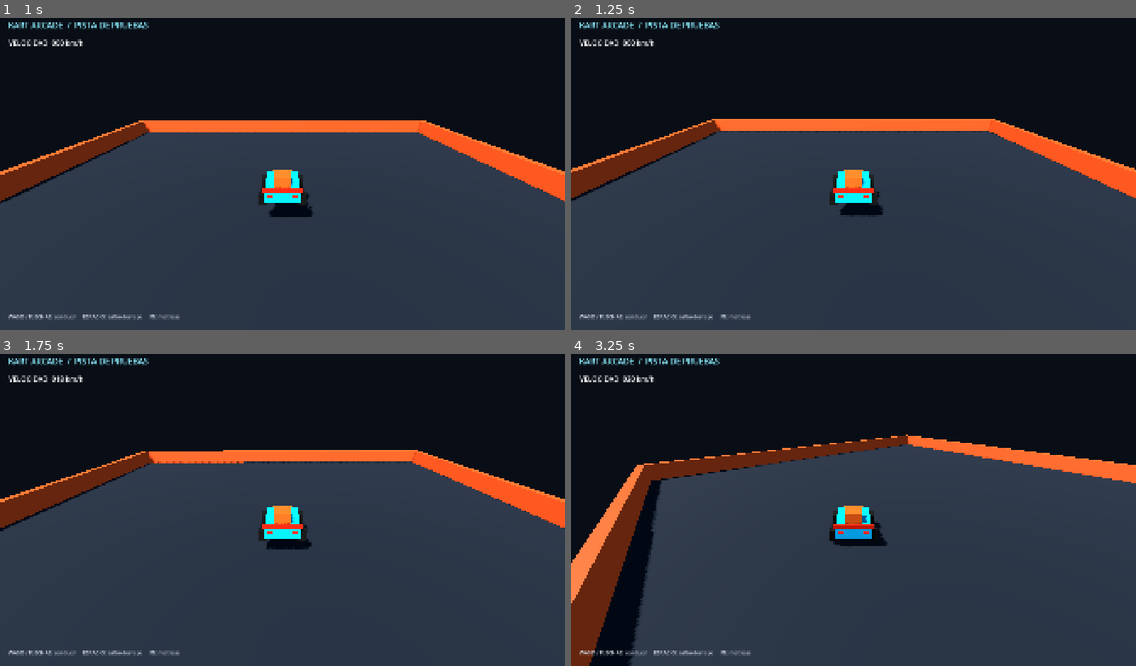
Above: before the commit, frames 1-4 (two rows, left to right).
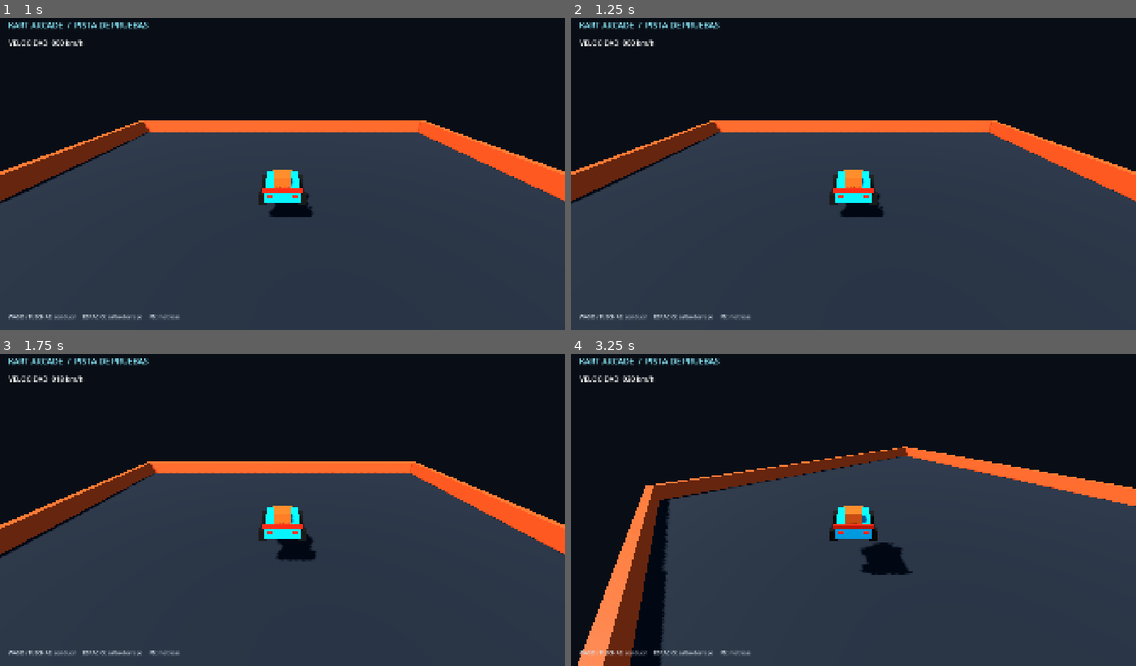
Above: after the commit, the same moments.

Repository: GammaYoshimura/kart
Game: Godot game, scene res://scenes/gameplay/playground.tscn
Same seed, same stepped clock (60 frames per second), same inputs: the game is played once before the commit and once after it.
Inputs:
- Up to frame 1 (1 s): tap Enter at 0.5 s; hold D (steer_right) from 0.53 s (still down); hold Q (aim_backward) from 0.53 s (still down); tap Space (drift_hop) at 0.77 s
- Up to frame 2 (1.25 s): keep holding D (steer_right); keep holding Q (aim_backward)
- Up to frame 3 (1.75 s): release D (steer_right) at 1.28 s; release Q (aim_backward) at 1.28 s; hold S (brake_reverse) from 1.28 s (still down); tap Page Down (toggle_perf_overlay) at 1.35 s; tap Space (drift_hop) at 1.52 s
- Up to frame 4 (3.25 s): release S (brake_reverse) at 2.03 s; hold D (steer_right) 2.03-2.78 s; hold E (use_item) 2.03-2.78 s; hold W (accelerate) from 2.78 s (still down); tap Q (aim_backward) at 2.85 s; tap Space (drift_hop) at 3.02 s

Frame 1 is identical in both runs. In frame 2, 1.7% of the frame differs, in the area x 0-100%, y 32-64%; in frame 3, 11%; in frame 4, 18%, in the area x 0-100%, y 25-100%.

Commit message:
feat: add kart drift and mini turbo

Diff:
--- a/src/simulation/kart/kart_sim_body.gd
+++ b/src/simulation/kart/kart_sim_body.gd
@@ -52,11 +52,13 @@
 	_update_longitudinal_velocity(command, delta)
 	_update_lateral_velocity(delta)
 	_apply_gravity_and_slopes(delta)
-	velocity = (
+	var ground_velocity: Vector3 = (
 		state.forward_dir * state.forward_speed
 		+ state.right_dir * state.lateral_speed
-		+ Vector3.UP * state.vertical_speed
 	)
+	if state.is_grounded and state.drift_state != 1:
+		ground_velocity = ground_velocity.slide(state.ground_normal)
+	velocity = ground_velocity + Vector3.UP * state.vertical_speed
 	_move_and_resolve_collisions()
 
 
@@ -95,42 +97,68 @@
 
 func _update_hop_and_drift_state(command: InputCommandFrame) -> void:
 	var drift_pressed: bool = command.is_button_pressed(InputCommandFrame.BIT_DRIFT_HOP)
+	var minimum_drift_speed: float = stats.max_speed_forward * stats.min_drift_entry_speed_ratio
+	if state.drift_state != 0 and command.brake_axis > 0 and state.forward_speed <= minimum_drift_speed:
+		_cancel_drift()
 	if state.drift_state == 0 and state.consume_drift_hop_buffer(command.tick, state.is_grounded):
 		state.drift_state = 1
 		state.hop_ticks_left = stats.hop_duration_ticks
 		state.vertical_speed = stats.hop_upward_velocity
 	if state.drift_state == 1:
+		var steer: float = command.get_steer_float()
+		if state.drift_dir == 0 and absf(steer) > 0.2:
+			state.drift_dir = int(signf(steer))
 		state.hop_ticks_left = maxi(state.hop_ticks_left - 1, 0)
-		if state.hop_ticks_left == 0 and state.is_grounded and drift_pressed:
-			var steer: float = command.get_steer_float()
-			if absf(steer) > 0.2 and state.forward_speed >= stats.max_speed_forward * stats.min_drift_entry_speed_ratio:
+		if state.hop_ticks_left == 0 and state.is_grounded:
+			if drift_pressed and state.drift_dir != 0 and state.forward_speed >= minimum_drift_speed:
 				state.drift_state = 2
-				state.drift_dir = int(signf(steer))
+			else:
+				state.drift_state = 0
+				state.drift_dir = 0
 	if state.drift_state == 2:
-		var steer_strength: float = absf(command.get_steer_float())
-		state.mt_charge += stats.mt_charge_base_per_tick * lerpf(1.0, stats.mt_charge_tight_steer_multiplier, steer_strength)
+		if state.is_grounded:
+			var inward_steer: float = maxf(command.get_steer_float() * float(state.drift_dir), 0.0)
+			state.mt_charge += stats.mt_charge_base_per_tick * lerpf(1.0, stats.mt_charge_tight_steer_multiplier, inward_steer)
+			_update_mini_turbo_level()
 		if not drift_pressed:
 			_release_drift()
 
 
-func _release_drift() -> void:
+func _update_mini_turbo_level() -> void:
 	if state.mt_charge >= stats.mt_level_3_threshold:
 		state.mt_level = 3
-		state.boost_ticks_left = stats.mt_3_duration_ticks
-		state.boost_speed_bonus = stats.mt_3_speed_bonus
 	elif state.mt_charge >= stats.mt_level_2_threshold:
 		state.mt_level = 2
-		state.boost_ticks_left = stats.mt_2_duration_ticks
-		state.boost_speed_bonus = stats.mt_2_speed_bonus
 	elif state.mt_charge >= stats.mt_level_1_threshold:
 		state.mt_level = 1
-		state.boost_ticks_left = stats.mt_1_duration_ticks
-		state.boost_speed_bonus = stats.mt_1_speed_bonus
-	else:
-		state.mt_level = 0
+
+
+func _release_drift() -> void:
+	match state.mt_level:
+		1:
+			apply_boost(stats.mt_1_duration_ticks, stats.mt_1_speed_bonus)
+		2:
+			apply_boost(stats.mt_2_duration_ticks, stats.mt_2_speed_bonus)
+		3:
+			apply_boost(stats.mt_3_duration_ticks, stats.mt_3_speed_bonus)
+	state.mt_level = 0
 	state.mt_charge = 0.0
 	state.drift_state = 0
 	state.drift_dir = 0
+
+
+func _cancel_drift() -> void:
+	state.mt_level = 0
+	state.mt_charge = 0.0
+	state.drift_state = 0
+	state.drift_dir = 0
+	state.hop_ticks_left = 0
+
+
+func apply_boost(duration_ticks: int, speed_bonus: float) -> void:
+	state.boost_ticks_left = maxi(state.boost_ticks_left, duration_ticks)
+	state.boost_speed_bonus = maxf(state.boost_speed_bonus, speed_bonus)
+	state.forward_speed = maxf(state.forward_speed, stats.max_speed_forward + speed_bonus * 0.8)
 
 
 func _update_steering_and_heading(command: InputCommandFrame, delta: float) -> void:
@@ -144,7 +172,14 @@
 	if not state.is_grounded:
 		speed_turn_factor *= stats.air_steer_factor
 	var reverse_factor: float = -1.0 if state.forward_speed < -0.2 else 1.0
-	state.heading_yaw -= deg_to_rad(stats.max_steer_angle_deg) * state.smoothed_steer_input * speed_turn_factor * reverse_factor * delta
+	var steer_angle_deg: float = stats.max_steer_angle_deg * state.smoothed_steer_input
+	if state.drift_state == 2:
+		var steer_direction: float = signf(state.smoothed_steer_input)
+		if steer_direction == float(state.drift_dir):
+			steer_angle_deg += float(state.drift_dir) * stats.drift_inward_steer_bonus_deg * absf(state.smoothed_steer_input)
+		elif steer_direction != 0.0:
+			steer_angle_deg -= float(state.drift_dir) * stats.drift_outward_countersteer_deg * absf(state.smoothed_steer_input)
+	state.heading_yaw -= deg_to_rad(steer_angle_deg) * speed_turn_factor * reverse_factor * delta
 	rotation.y = state.heading_yaw
 	state.forward_dir = Vector3.FORWARD.rotated(Vector3.UP, state.heading_yaw).normalized()
 	state.right_dir = Vector3.RIGHT.rotated(Vector3.UP, state.heading_yaw).normalized()
@@ -160,6 +195,8 @@
 		var speed_ratio: float = clampf(state.forward_speed / effective_max_speed, 0.0, 1.0)
 		var acceleration: float = stats.base_acceleration * stats.acceleration_curve.sample_baked(speed_ratio) * surface_acceleration_mult
 		state.forward_speed = minf(state.forward_speed + acceleration * throttle * delta, effective_max_speed)
+		if state.drift_state == 2:
+			state.forward_speed = maxf(state.forward_speed, stats.max_speed_forward * stats.drift_speed_floor_ratio)
 	elif brake > 0.0 and state.forward_speed > 0.2:
 		state.forward_speed = move_toward(state.forward_speed, 0.0, stats.braking_deceleration * brake * delta)
 	elif brake > 0.0:
Not shown, changed: docs/ROADMAP_PROGRESS.md
